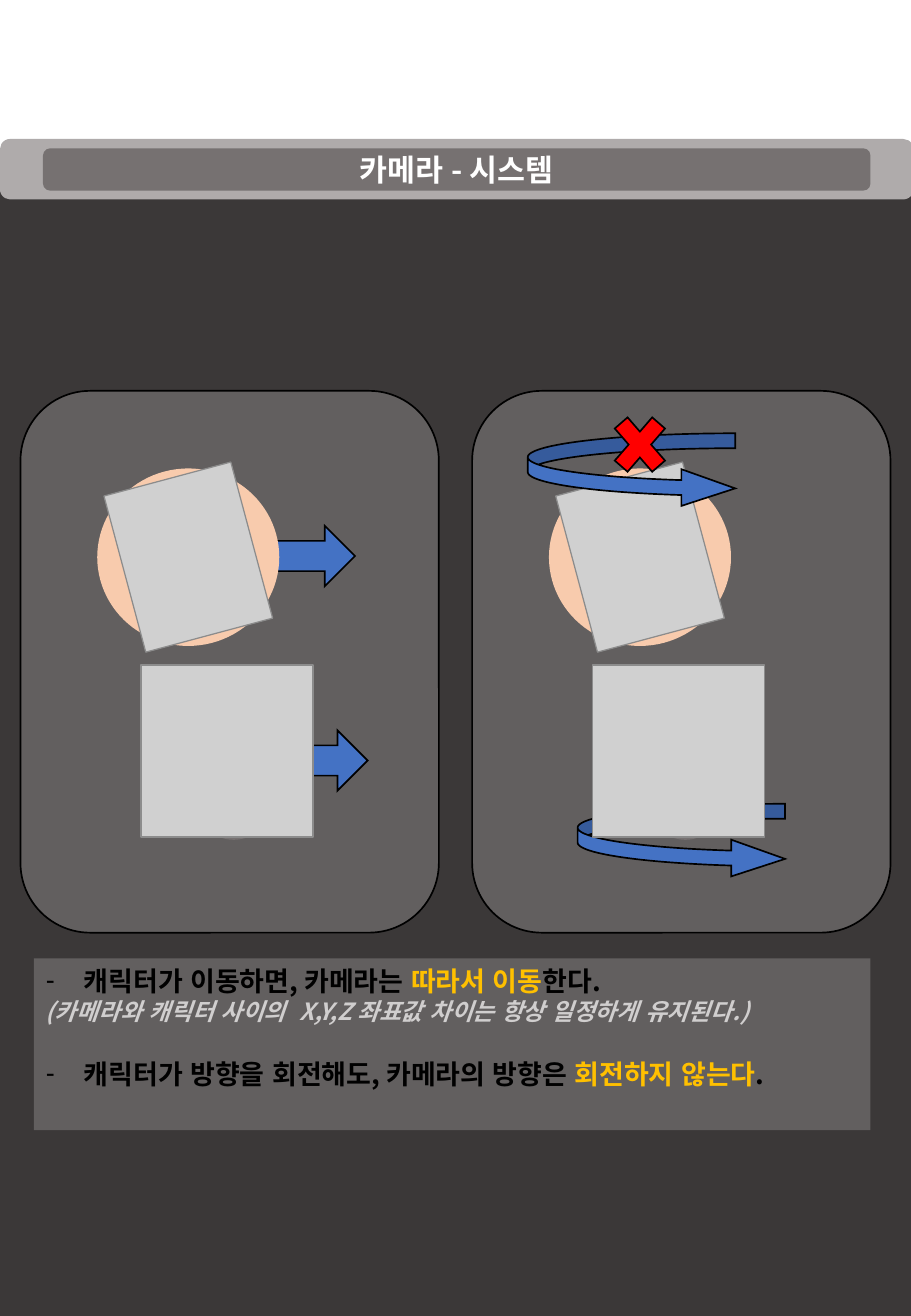
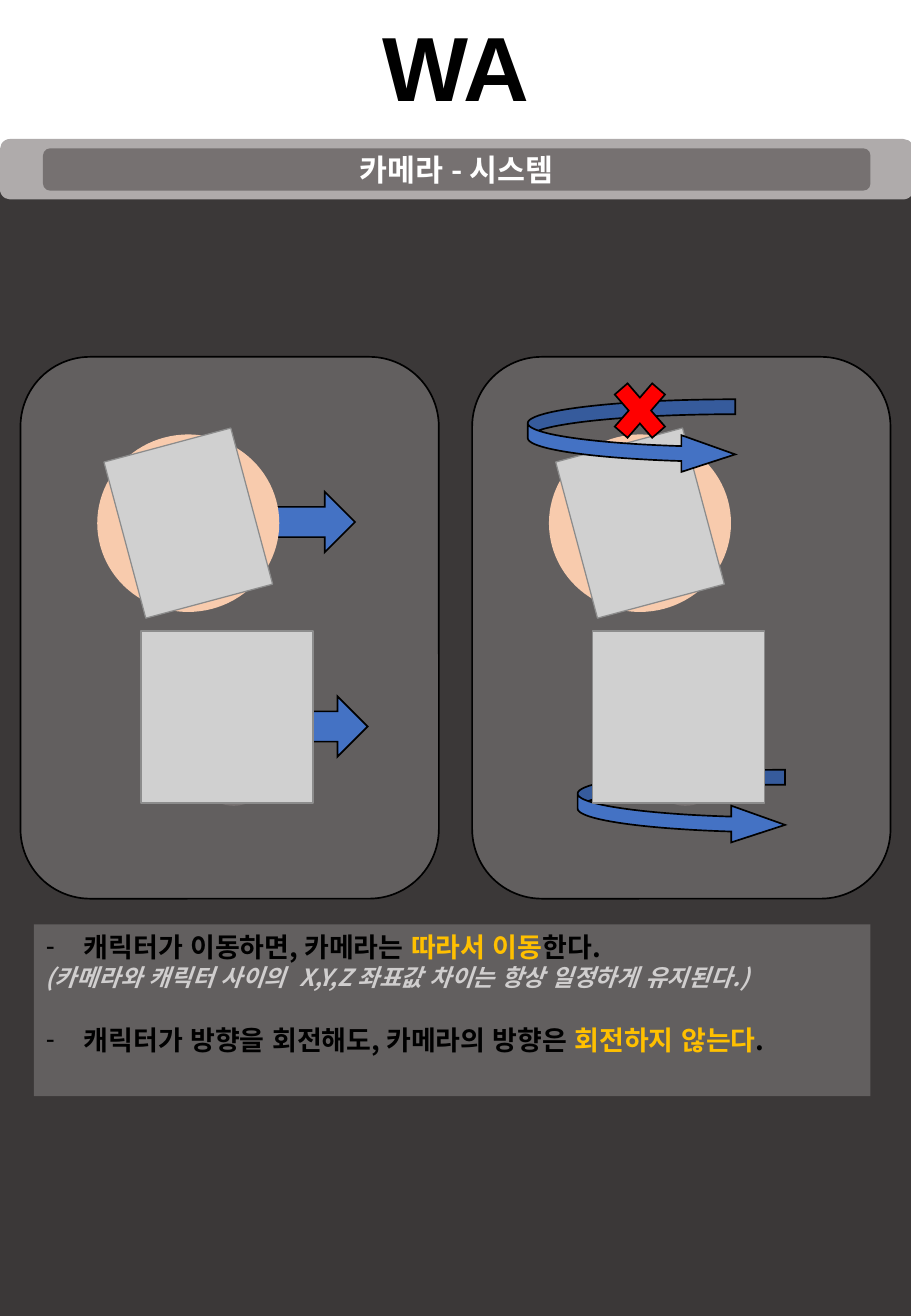
Before and after one commit to taeseongeom/WA, a slide deck: slide 7 of 기획서/신버전/캐릭터시스템.pptx (slide 6 before the commit). Drawn at 911x1316 pixels with LibreOffice and Linux fonts; fonts in the diff are those of the drawing; grey boxes stand for pictures. Boxes give left, top, right and bottom in pixels: in the first picture for what was removed or moved away, otherwise in the second. Text is boxed around its words. In the diff, an @@ line names an element or a change of style, - is before the commit and + after.

```diff
--- a/기획서/신버전/캐릭터시스템.pptx
+++ b/기획서/신버전/캐릭터시스템.pptx
@@ text added at bbox=[382, 38, 529, 101], 54 pt, text #000000, bold @@
+WA
@@ 4 pictures, 4 ellipses, 2 rounded rectangles, 2 right arrows, 2 curved right arrows, 1 rectangle, 1 cross: place and size @@
-4 pictures, 4 ellipses, 2 rounded rectangles, 2 right arrows, 2 curved right arrows, 1 rectangle, 1 cross at bbox=[21, 391, 890, 1130]
+4 pictures, 4 ellipses, 2 rounded rectangles, 2 right arrows, 2 curved right arrows, 1 rectangle, 1 cross at bbox=[21, 357, 890, 1096]
```
Also in this commit, not shown: 10 other slides changed, 3 slides added, 1 slide removed.
